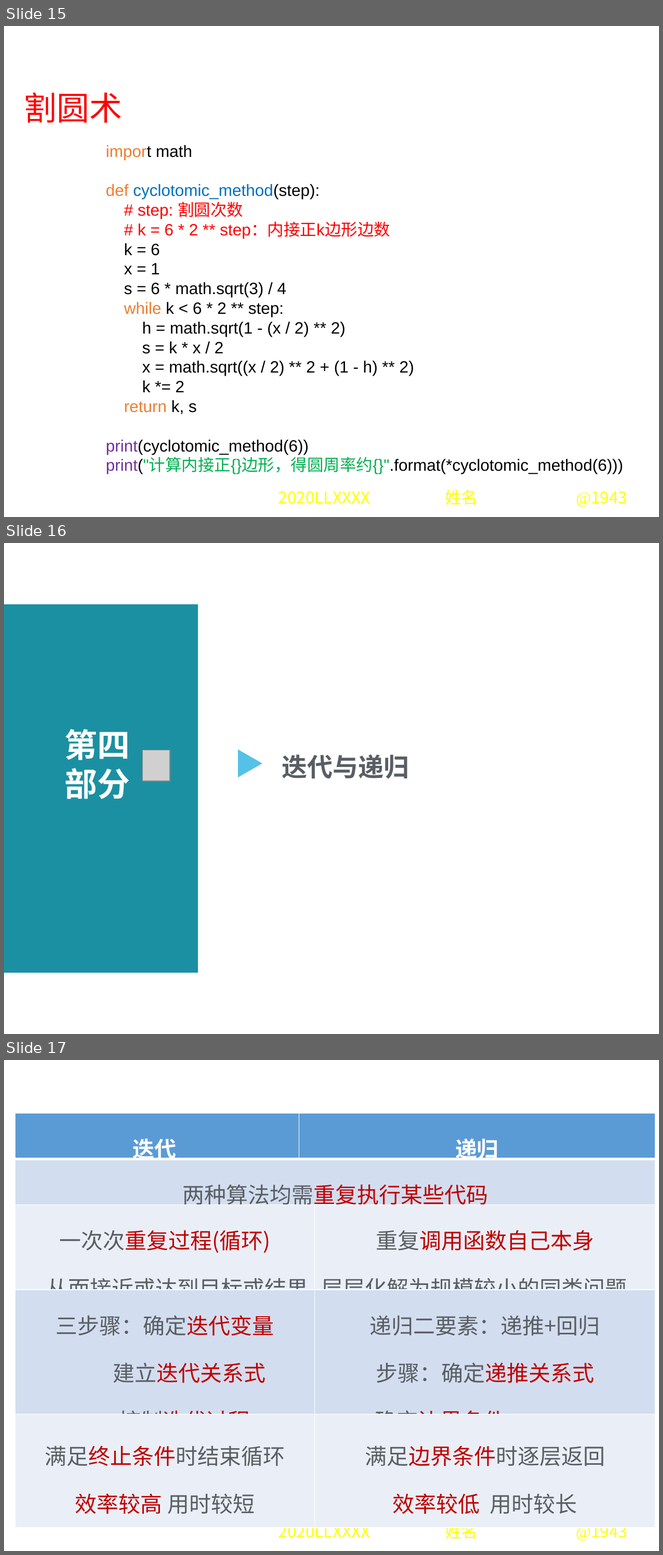
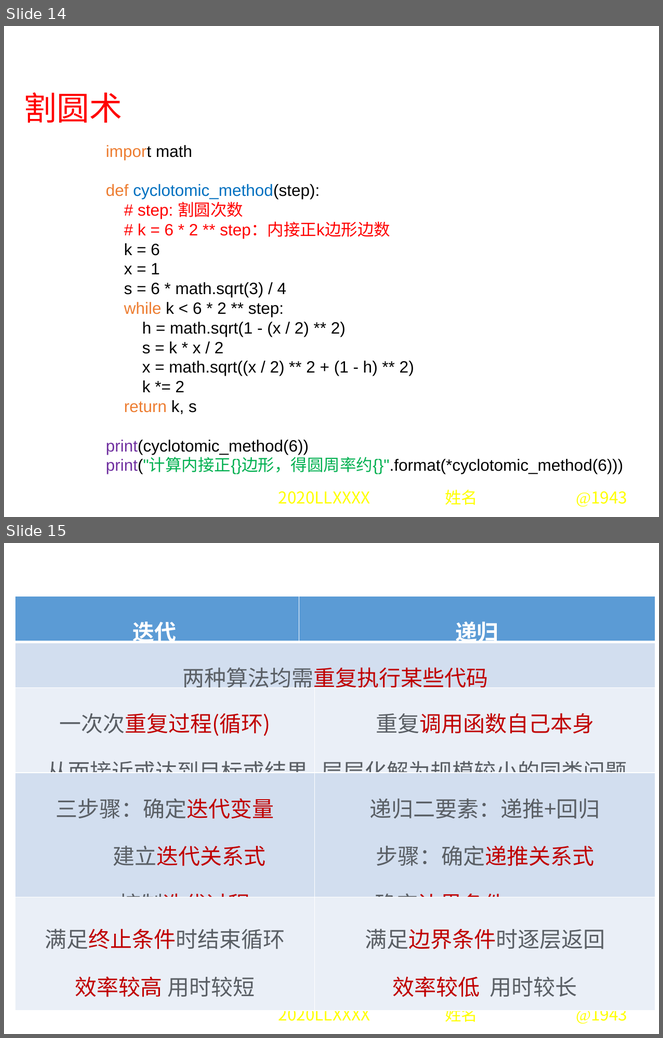
Before and after one commit to hongm32/2020design, a slide deck: 【第11课】迭代算法/【第11课】迭代算法.pptx. Shown one above the other, each under a label of ours: slides 15, 16 and 17 before the commit, slides 14 and 15 after it. The pictures are 663x1555 and 663x1038 pixels, drawn with LibreOffice and Linux fonts; fonts in the diff are those of the drawing; grey boxes stand for pictures; background and template pictures are left out. Boxes give left, top, right and bottom in pixels: in the first picture for what was removed or moved away, otherwise in the second. Text is boxed around its words. In the diff, an @@ line names an element or a change of style, - is before the commit and + after.

```diff
--- a/【第11课】迭代算法/【第11课】迭代算法.pptx
+++ b/【第11课】迭代算法/【第11课】迭代算法.pptx
@@ slide 16 removed at (4,543,659,1034), background #FFFFFF @@
@@ rectangle removed at (4,604,198,973) @@
@@ text removed at (65,729,130,799) @@
-第四部分
@@ picture removed at (142,750,170,781) @@
@@ triangle removed at (239,749,263,778) @@
@@ text removed at (282,755,410,779) @@
-迭代与递归
@@ what was slide 15 is now slide 14 @@
@@ what was slide 17 is now slide 15 @@
```
Also in this commit, not shown: 1 slide changed, 5 other files.
